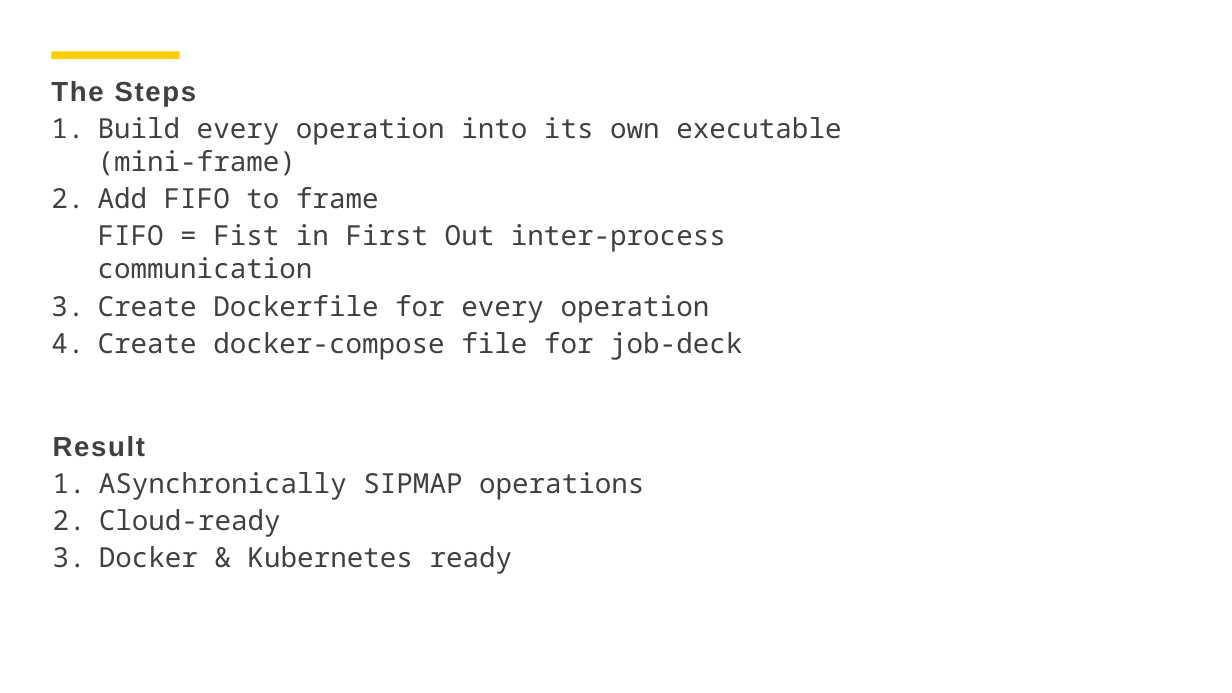
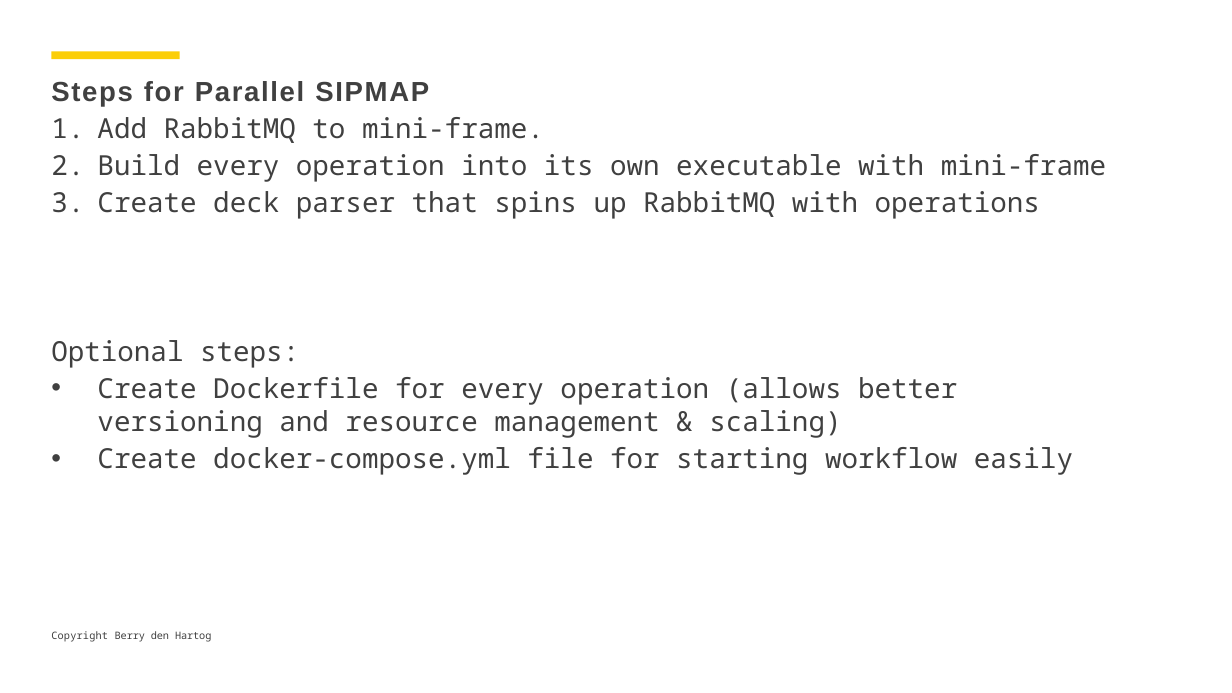
Before and after one commit to berrydenhartog/SIPMAP, a slide deck: slide 3 of shell.pptx (slide 2 before the commit). Drawn at 1232x693 pixels with LibreOffice and Linux fonts; fonts in the diff are those of the drawing. Boxes give left, top, right and bottom in pixels: in the first picture for what was removed or moved away, otherwise in the second. Text is boxed around its words. In the diff, an @@ line names an element or a change of style, - is before the commit and + after.

Commit message:
first

```diff
--- a/shell.pptx
+++ b/shell.pptx
@@ text at <box>51,81,1106,475</box>: text changed @@
-The Steps
-1. Build every operation into its own executable (mini-frame)
-2. Add FIFO to frame
-  FIFO = Fist in First Out inter-process communication
-3. Create Dockerfile for every operation
-4. Create docker-compose file for job-deck
+Steps for Parallel SIPMAP
+1. Add RabbitMQ to mini-frame.
+2. Build every operation into its own executable with mini-frame
+3. Create deck parser that spins up RabbitMQ with operations
+Optional steps:
+• Create Dockerfile for every operation (allows better versioning and resource management & scaling)
+• Create docker-compose.yml file for starting workflow easily
@@ text removed at <box>53,436,644,574</box> @@
-Result
-1. ASynchronically SIPMAP operations
-2. Cloud-ready
-3. Docker & Kubernetes ready
@@ text added at <box>51,631,211,642</box>, 8 pt, text #404040 @@
+Copyright Berry den Hartog
```
Also in this commit, not shown: 7 other slides changed, 7 slides added, 4 other files.
